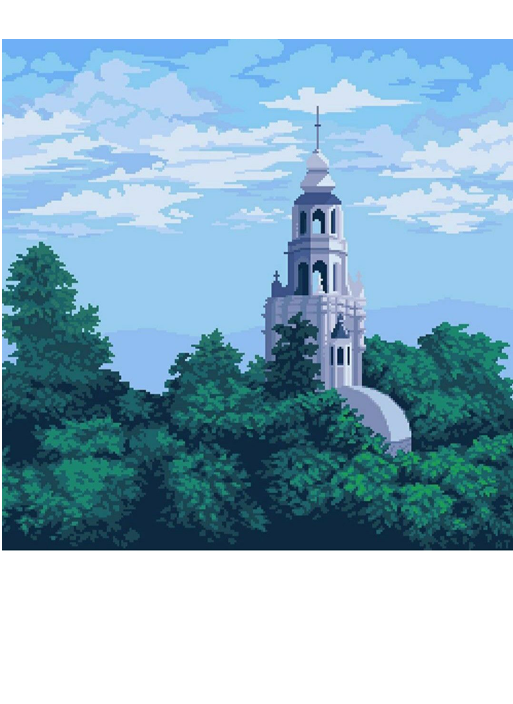
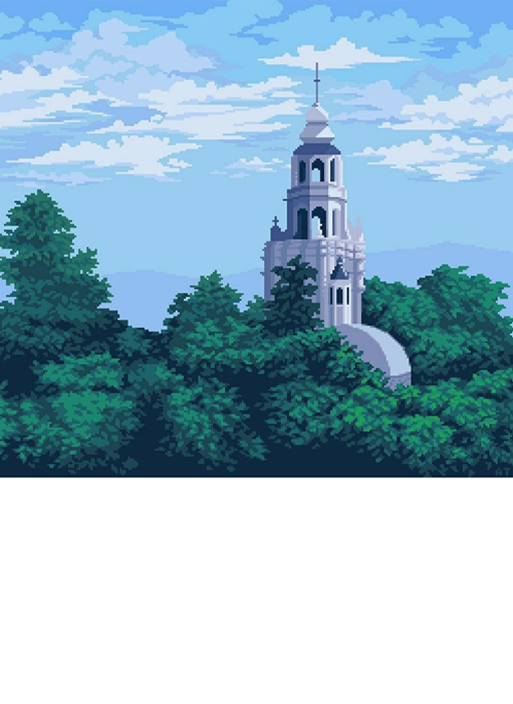
Revision of a layered 513x704 image; what changed, layer by layer:
painted on "Слой 0" over [0, 0, 513, 553]
